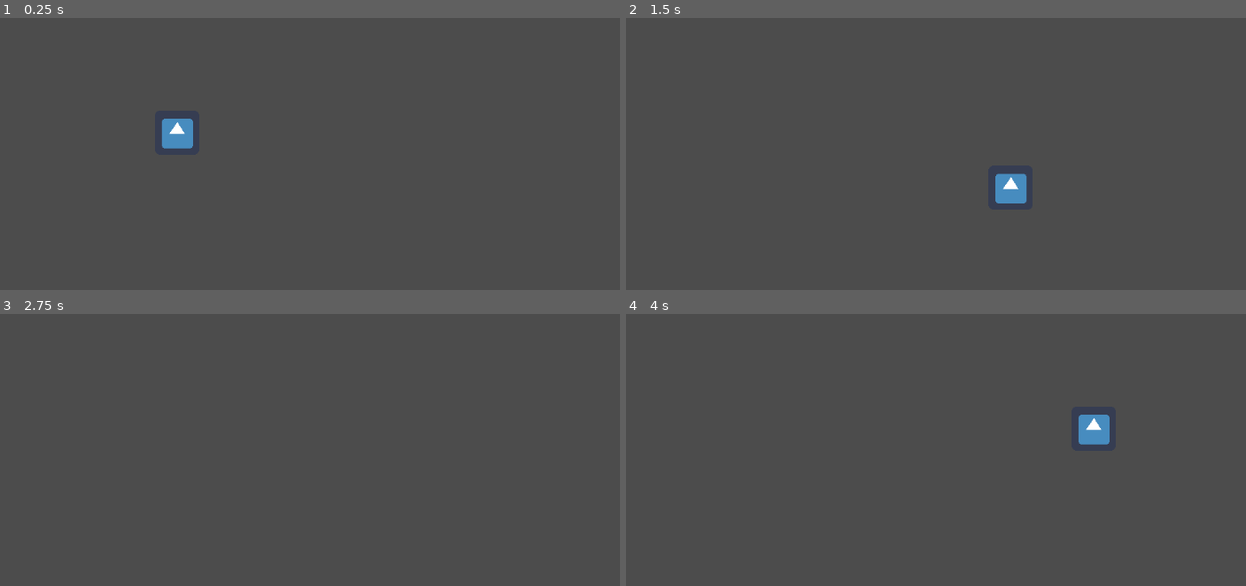
Above: before the commit, frames 1-4 (two rows, left to right).
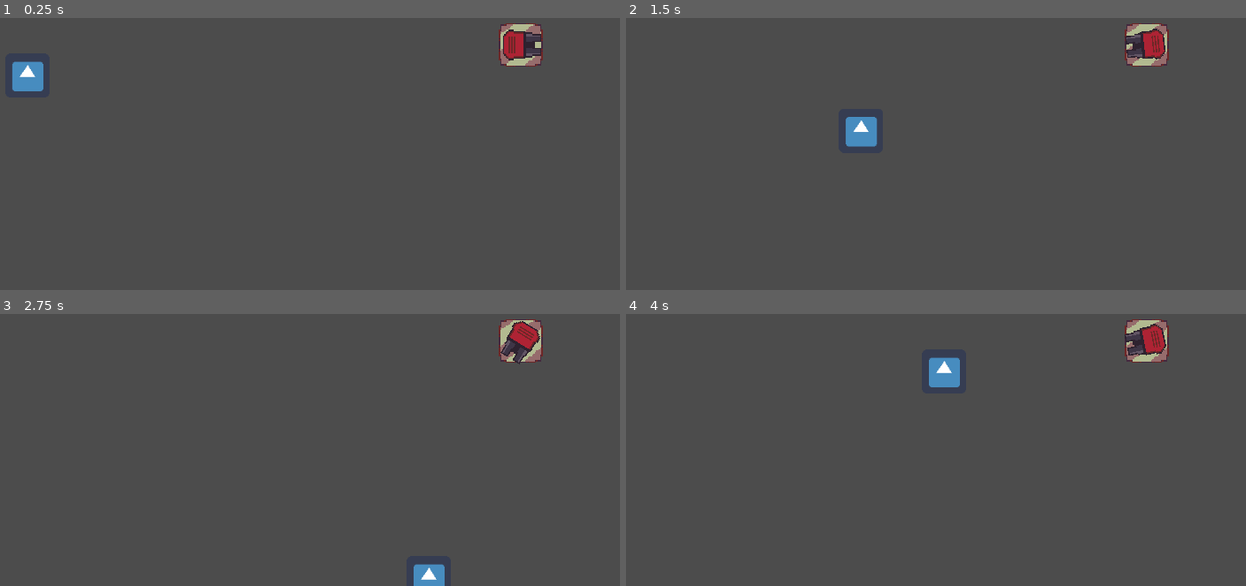
Above: after the commit, the same moments.

Repository: IvessJohn/turret-tutorial-godot
Game: Godot game, scene res://TestScene.tscn
Two runs of this game, one before a commit and one after it. Both use one fixed random seed, a clock stepped at 60 frames per second and the inputs below. The engine's default icon, where the game draws it, is replaced by a stand-in: a white triangle on a blue panel in a dark square.
Inputs:
- Up to frame 1 (0.25 s): no input
- Up to frame 2 (1.5 s): tap Enter at 0.5 s; hold D (move_right) 0.53-1.28 s; hold S (move_down) from 1.28 s (still down)
- Up to frame 3 (2.75 s): release S (move_down) at 2.03 s; hold D (move_right) from 2.03 s (still down)
- Up to frame 4 (4 s): release D (move_right) at 2.78 s; hold W (move_up) 2.78-3.53 s; hold A (move_left) from 3.53 s (still down)

The runs differ from the first frame. In frame 1, 2.1% of the frame differs, in the area x 2-88%, y 1-49%; in frame 2, 2.1%, in the area x 35-88%, y 1-69%; in frame 3, 1.4%; in frame 4, 2.1%.

Commit message:
Added the turret

Diff:
--- a/Bullet.gd
+++ b/Bullet.gd
@@ -17,3 +17,7 @@
 func _on_Bullet_body_entered(body):
 	if body.is_in_group("Player"):
 		destroy()
+
+
+func _on_VisibilityNotifier2D_screen_entered():
+	queue_free()
--- a/Bullet.tscn
+++ b/Bullet.tscn
@@ -21,3 +21,4 @@
 [node name="VisibilityNotifier2D" type="VisibilityNotifier2D" parent="."]
 
 [connection signal="body_entered" from="." to="." method="_on_Bullet_body_entered"]
+[connection signal="screen_entered" from="VisibilityNotifier2D" to="." method="_on_VisibilityNotifier2D_screen_entered"]
--- a/TestScene.tscn
+++ b/TestScene.tscn
@@ -1,8 +1,12 @@
-[gd_scene load_steps=2 format=2]
+[gd_scene load_steps=3 format=2]
 
 [ext_resource path="res://Player.tscn" type="PackedScene" id=1]
+[ext_resource path="res://Turret.tscn" type="PackedScene" id=2]
 
 [node name="TestScene" type="Node2D"]
 
 [node name="Player" parent="." instance=ExtResource( 1 )]
-position = Vector2( 188.107, 185.726 )
+position = Vector2( 79.9852, 144.346 )
+
+[node name="Turret" parent="." instance=ExtResource( 2 )]
+position = Vector2( 436.492, 122.138 )
--- /dev/null
+++ b/Turret.gd
@@ -0,0 +1,47 @@
+extends Node2D
+
+export(PackedScene) var BULLET: PackedScene = null
+
+var target: Node2D = null
+
+onready var gunSprite = $GunSprite
+onready var rayCast = $RayCast2D
+onready var reloadTimer = $RayCast2D/ReloadTimer
+
+
+func _ready():
+	yield(get_tree(), "idle_frame")
+	target = find_target()
+
+func _physics_process(delta):
+	if target != null:
+		var angle_to_target: float = global_position.direction_to(target.global_position).angle()
+		rayCast.global_rotation = angle_to_target
+
+		if rayCast.is_colliding() and rayCast.get_collider().is_in_group("Player"):
+			gunSprite.rotation = angle_to_target
+			if reloadTimer.is_stopped():
+				shoot()
+
+func shoot():
+	print("PEW")
+	rayCast.enabled = false
+
+	if BULLET:
+		var bullet: Node2D = BULLET.instance()
+		get_tree().current_scene.add_child(bullet)
+		bullet.global_position = global_position
+		bullet.global_rotation = rayCast.global_rotation
+
+	reloadTimer.start()
+
+func find_target():
+	var new_target: Node2D = null
+
+	if get_tree().has_group("Player"):
+		new_target = get_tree().get_nodes_in_group("Player")[0]
+
+	return new_target
+
+func _on_ReloadTimer_timeout():
+	rayCast.enabled = true
--- /dev/null
+++ b/Turret.tscn
@@ -0,0 +1,27 @@
+[gd_scene load_steps=5 format=2]
+
+[ext_resource path="res://visuals/turret_BASE.png" type="Texture" id=1]
+[ext_resource path="res://visuals/turret_FACE.png" type="Texture" id=2]
+[ext_resource path="res://Turret.gd" type="Script" id=3]
+[ext_resource path="res://Bullet.tscn" type="PackedScene" id=4]
+
+[node name="Turret" type="Node2D"]
+script = ExtResource( 3 )
+BULLET = ExtResource( 4 )
+
+[node name="BaseSprite" type="Sprite" parent="."]
+texture = ExtResource( 1 )
+
+[node name="GunSprite" type="Sprite" parent="."]
+texture = ExtResource( 2 )
+vframes = 10
+
+[node name="RayCast2D" type="RayCast2D" parent="."]
+enabled = true
+cast_to = Vector2( 250, 0 )
+
+[node name="ReloadTimer" type="Timer" parent="RayCast2D"]
+wait_time = 0.25
+one_shot = true
+
+[connection signal="timeout" from="RayCast2D/ReloadTimer" to="." method="_on_ReloadTimer_timeout"]
